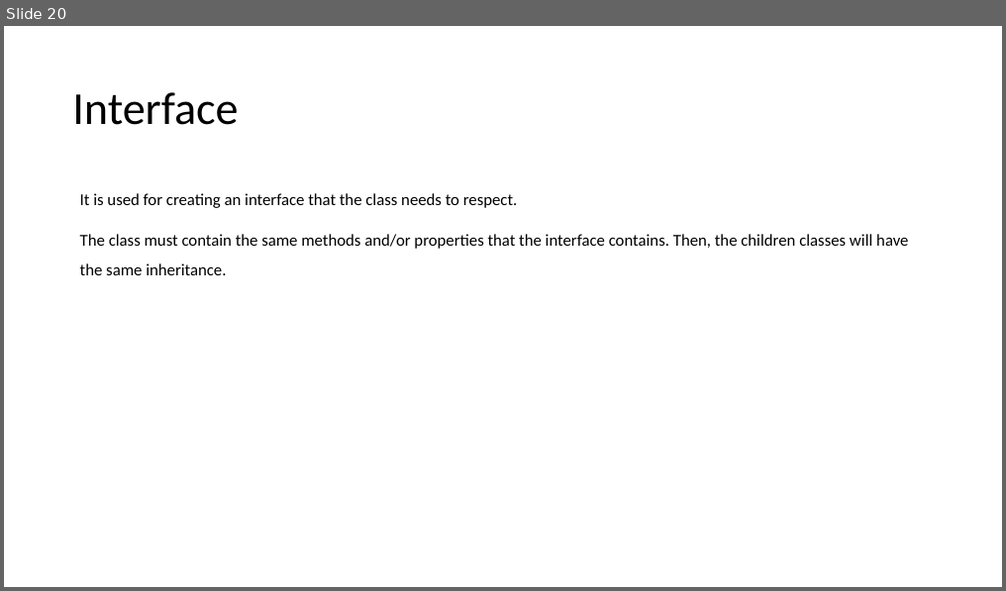
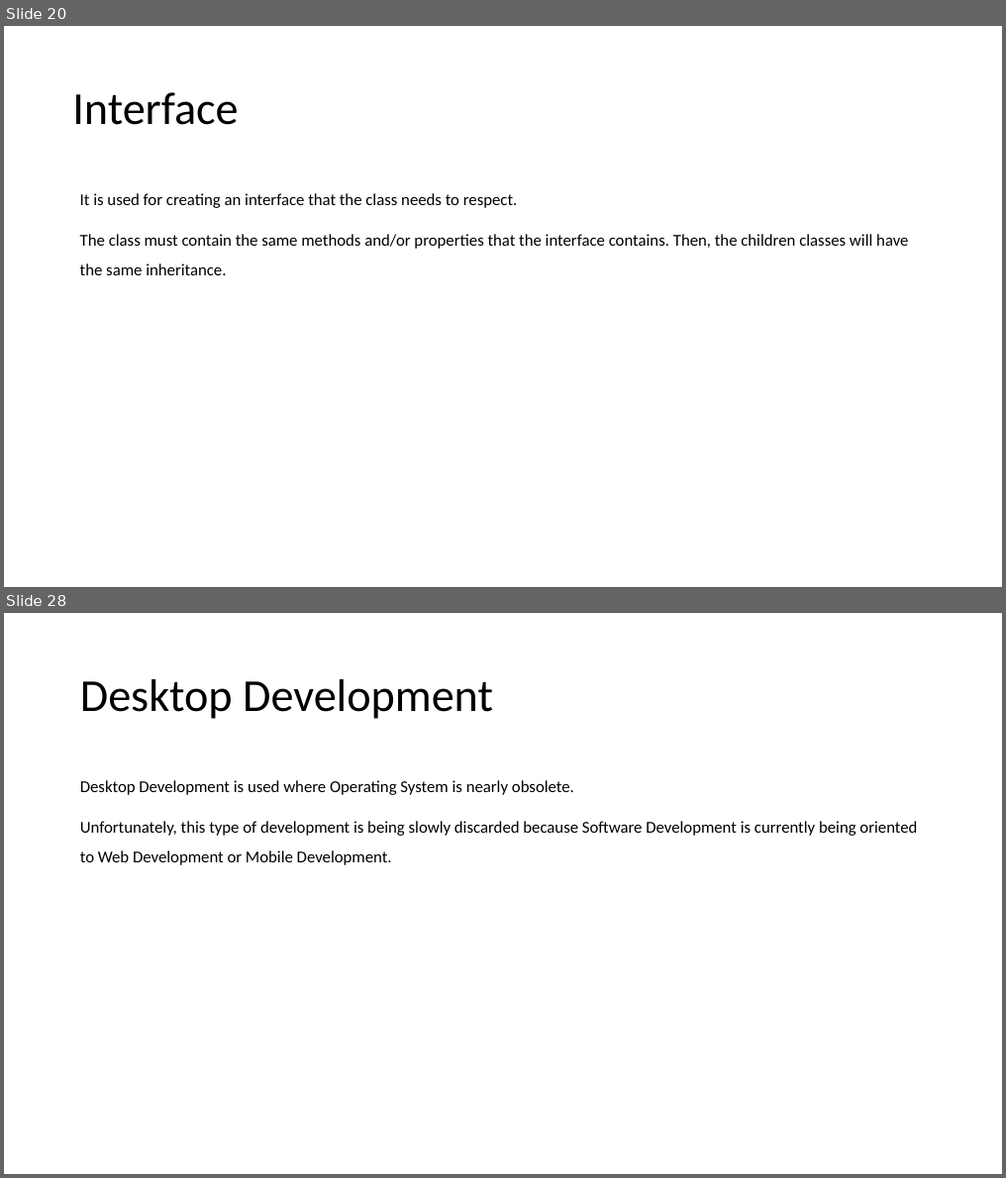
Before and after one commit to abelcondear/course, a slide deck: english/software-engineer.pptx. Shown one above the other, each under a label of ours: slide 20 before the commit, slides 20 and 28 after it; the slides between them are not shown. The pictures are 1006x591 and 1006x1178 pixels, drawn with LibreOffice and Linux fonts; fonts in the diff are those of the drawing. Boxes give left, top, right and bottom in pixels: in the first picture for what was removed or moved away, otherwise in the second. Text is boxed around its words. In the diff, an @@ line names an element or a change of style, - is before the commit and + after.

```diff
--- a/english/software-engineer.pptx
+++ b/english/software-engineer.pptx
@@ slide 28 added at bbox=[4, 613, 1002, 1174], background #FFFFFF @@
@@ title added at bbox=[80, 679, 493, 719], 44 pt, text #000000 @@
+Desktop Development
@@ text added at bbox=[80, 780, 917, 865], 16 pt, text #000000 @@
+Desktop Development is used where Operating System is nearly obsolete.
+Unfortunately, this type of development is being slowly discarded because Software Development is currently being oriented to Web Development or Mobile Development.
```
Also in this commit, not shown: 22 other slides added, 1 other file.
